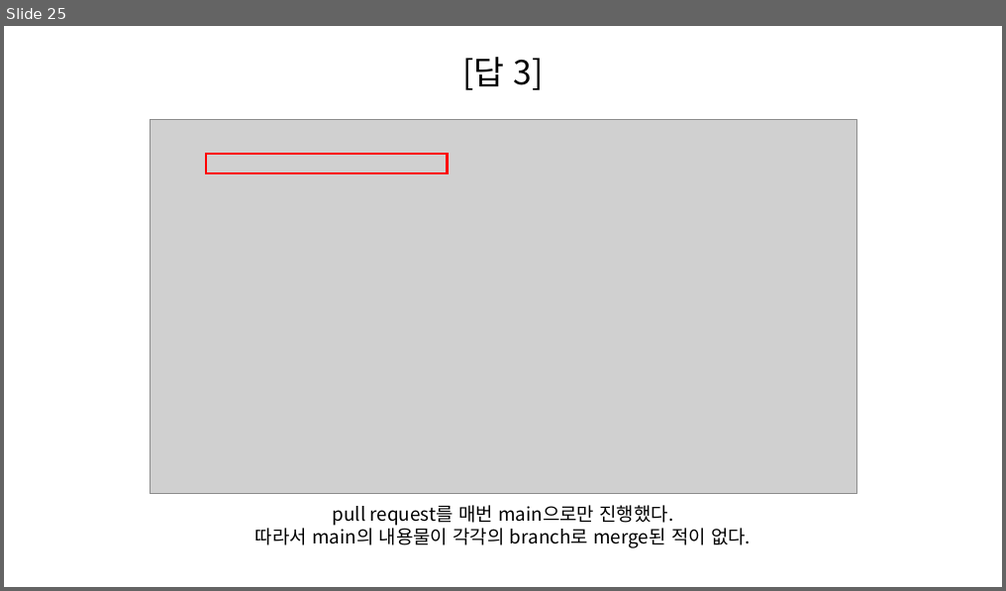
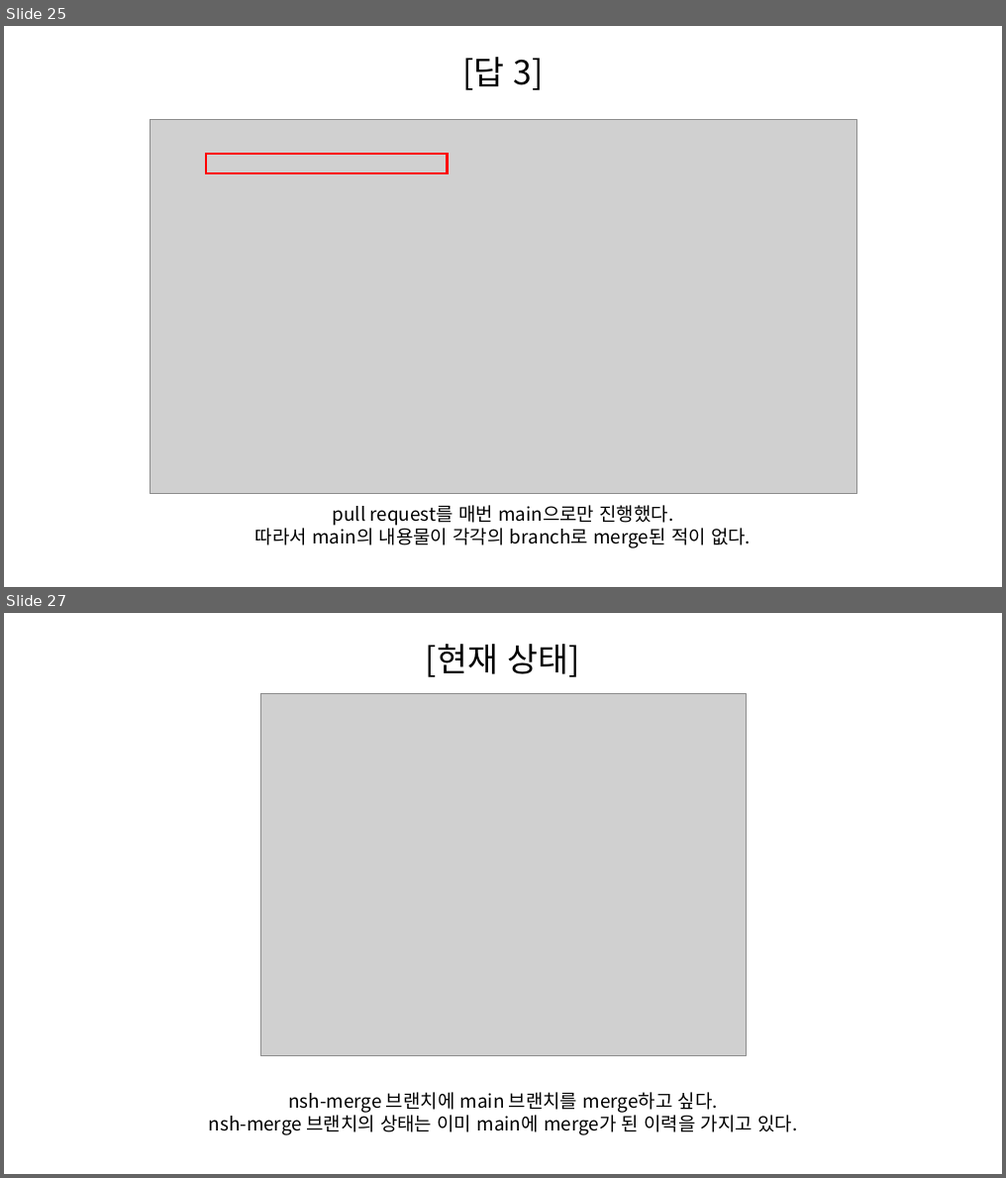
Before and after one commit to SeungHeeNoh/study_well, a slide deck: docs/4. merge.pptx. Shown one above the other, each under a label of ours: slide 25 before the commit, slides 25 and 27 after it; the slides between them are not shown. The pictures are 1006x591 and 1006x1178 pixels, drawn with LibreOffice and Linux fonts; fonts in the diff are those of the drawing; grey boxes stand for pictures. Boxes give left, top, right and bottom in pixels: in the first picture for what was removed or moved away, otherwise in the second. Text is boxed around its words. In the diff, an @@ line names an element or a change of style, - is before the commit and + after.

Commit message:
study 자료 > 참고 문헌 표기 변경 및 sourcetree를 이용한 merge 방법 내용 추가

```diff
--- a/docs/4. merge.pptx
+++ b/docs/4. merge.pptx
@@ slide 27 added at [4,613,1002,1174], background #FFFFFF @@
@@ text added at [426,644,580,677], 32 pt, text #000000 @@
+[현재 상태]
@@ picture added at [260,694,746,1057] @@
@@ text added at [209,1092,797,1136], 18 pt, text #000000 @@
+nsh-merge 브랜치에 main 브랜치를 merge하고 싶다.
+nsh-merge 브랜치의 상태는 이미 main에 merge가 된 이력을 가지고 있다.
```
Also in this commit, not shown: 3 slides changed, 12 other slides added.
